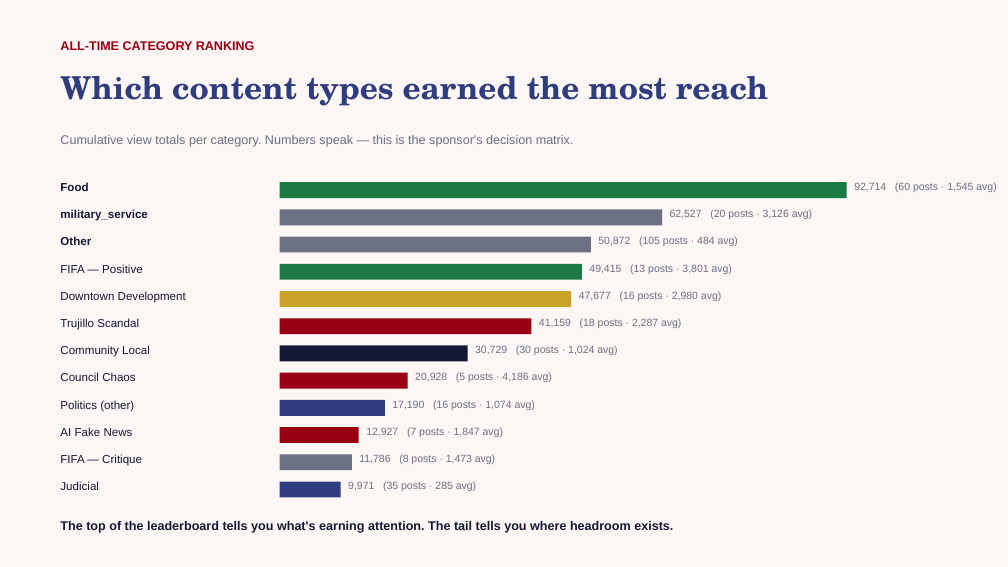
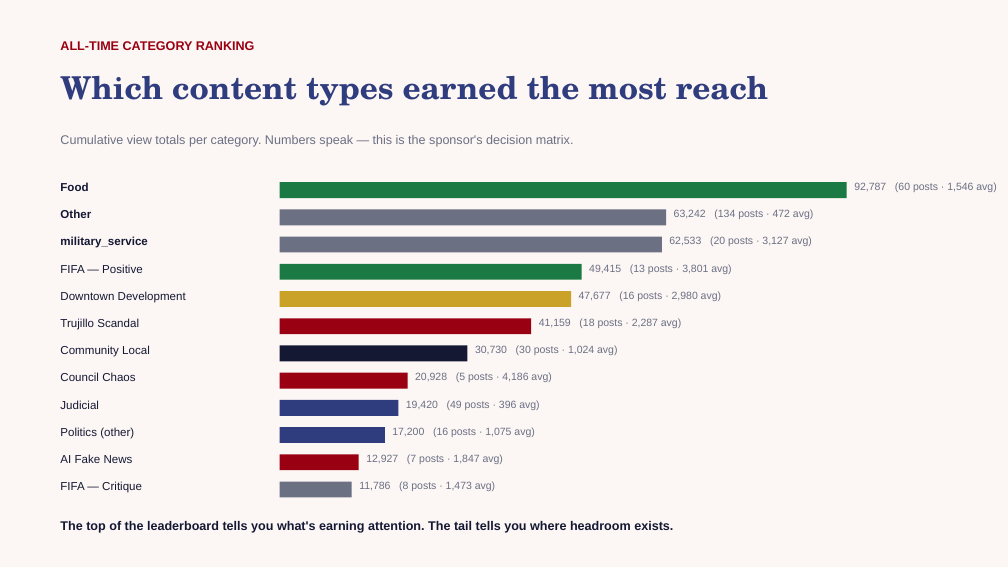
Before and after one commit to zvmmer/talking-downey-kpis, a slide deck: slide 4 of OVERALL_REPORT.pptx. Drawn at 1008x567 pixels with LibreOffice and Linux fonts; fonts in the diff are those of the drawing. Boxes give left, top, right and bottom in pixels: in the first picture for what was removed or moved away, otherwise in the second. Text is boxed around its words. In the diff, an @@ line names an element or a change of style, - is before the commit and + after.

```diff
--- a/OVERALL_REPORT.pptx
+++ b/OVERALL_REPORT.pptx
@@ text "Other": place and size @@
-text "Other" at bbox=[60, 236, 91, 245]
+text "Other" at bbox=[60, 209, 91, 218]
@@ rectangle: place and size @@
-rectangle at bbox=[280, 209, 662, 225]
+rectangle at bbox=[280, 209, 666, 225]
@@ text at bbox=[674, 209, 813, 219]: text changed @@
-62,527 (20 posts · 3,126 avg)
+63,242 (134 posts · 472 avg)
@@ text at bbox=[854, 182, 996, 192]: text changed @@
-92,714 (60 posts · 1,545 avg)
+92,787 (60 posts · 1,546 avg)
@@ rectangle: place and size @@
-rectangle at bbox=[280, 237, 591, 253]
+rectangle at bbox=[280, 237, 662, 253]
@@ text at bbox=[669, 236, 812, 246]: text changed @@
-50,872 (105 posts · 484 avg)
+62,533 (20 posts · 3,127 avg)
@@ text at bbox=[475, 345, 617, 355]: text changed @@
-30,729 (30 posts · 1,024 avg)
+30,730 (30 posts · 1,024 avg)
@@ text "Judicial": place and size @@
-text "Judicial" at bbox=[60, 481, 99, 490]
+text "Judicial" at bbox=[60, 400, 99, 409]
@@ rectangle: place and size @@
-rectangle at bbox=[280, 400, 385, 416]
+rectangle at bbox=[280, 400, 399, 416]
@@ text at bbox=[406, 400, 539, 410]: text changed @@
-17,190 (16 posts · 1,074 avg)
+19,420 (49 posts · 396 avg)
@@ rectangle: place and size @@
-rectangle at bbox=[280, 427, 359, 443]
+rectangle at bbox=[280, 427, 385, 443]
@@ rectangle at bbox=[280, 427, 385, 443]: fill #990011 to #2F3C7E @@
@@ text added at bbox=[392, 427, 534, 437], 10 pt, text #6B7082 @@
+17,200 (16 posts · 1,075 avg)
@@ rectangle: place and size @@
-rectangle at bbox=[280, 454, 352, 470]
+rectangle at bbox=[280, 454, 358, 470]
@@ rectangle at bbox=[280, 454, 358, 470]: fill #6B7082 to #990011 @@
@@ 6 texts: place and size @@
-6 texts at bbox=[60, 209, 503, 466]
+6 texts at bbox=[60, 236, 503, 493]
@@ rectangle: place and size @@
-rectangle at bbox=[280, 482, 341, 498]
+rectangle at bbox=[280, 482, 352, 498]
@@ rectangle at bbox=[280, 482, 352, 498]: fill #2F3C7E to #6B7082 @@
@@ text removed at bbox=[348, 481, 476, 491] @@
-9,971 (35 posts · 285 avg)
```
Also in this commit, not shown: 3 other slides changed, 13 other files.
